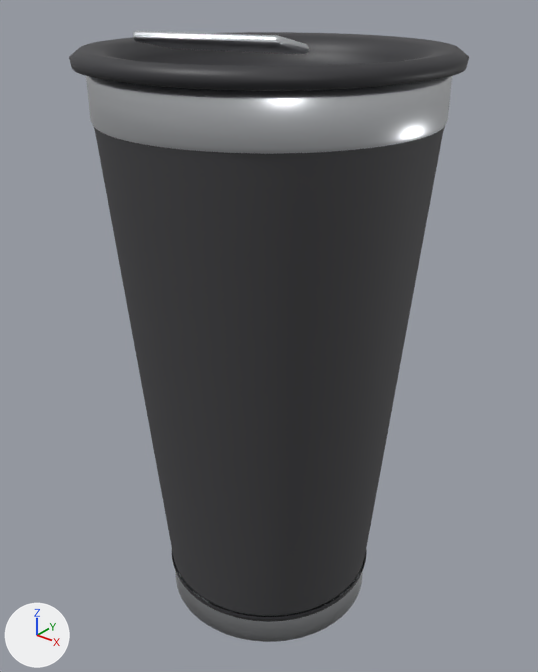
What one commit did to the Blender file assets-src/pint.blend.
Rendered twice from a 50 mm camera at (0.1216, -0.1521, 0.1829) aimed at (-0.0008, 0.0009, 0.088). The axes (+X, +Y, +Z) are drawn at lower left. The lights are the same throughout. The older version comes first.

In view in the first picture: 'Body', 'Lid_tab', 'Plastic_lid', 'Plastic_ring', 'Steel_base', 'Steel_top'.
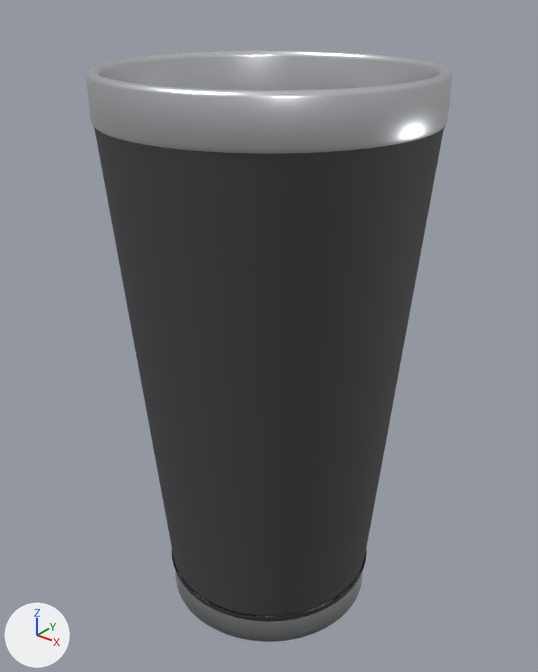
What the commit changed:
me_steel_top is used by ob_steel_top; parent ob_pint; location (0.0, 0.0, 0.0).
me_steel_top had 640 vertices, 512 faces and spanned x -0.0442..0.0442, y -0.0442..0.0442, z 0.1505..0.1625.
me_steel_top now has 1409 vertices, 1408 faces and spans x -0.0442..0.0442, y -0.0442..0.0442, z 0.016..0.1625.
me_steel_top part 1: 384 vertices moved from x -0.0442..0.0442, y -0.0442..0.0442, z 0.161..0.1625 to x -0.0442..0.0442, y -0.0442..0.0442, z 0.1613..0.1625; 769 vertices added at x -0.0416..0.0416, y -0.0416..0.0416, z 0.016..0.1621.
Object 'Plastic_lid' (ob_plastic_lid) is deleted.
Object 'Lid_tab' (ob_lid_tab) is deleted.

Changed parts and their boxes [x1, y1, x2, y2] in the pictures (538 x 672 px):
'Steel_top', reshaped: before [86, 76, 452, 154]; after [86, 50, 452, 154]
'Plastic_lid', deleted: before [69, 32, 469, 91]
'Lid_tab', deleted: before [133, 31, 309, 54]
part 1 of me_steel_top, cut back: before [86, 76, 452, 134]; after [86, 50, 452, 134]
